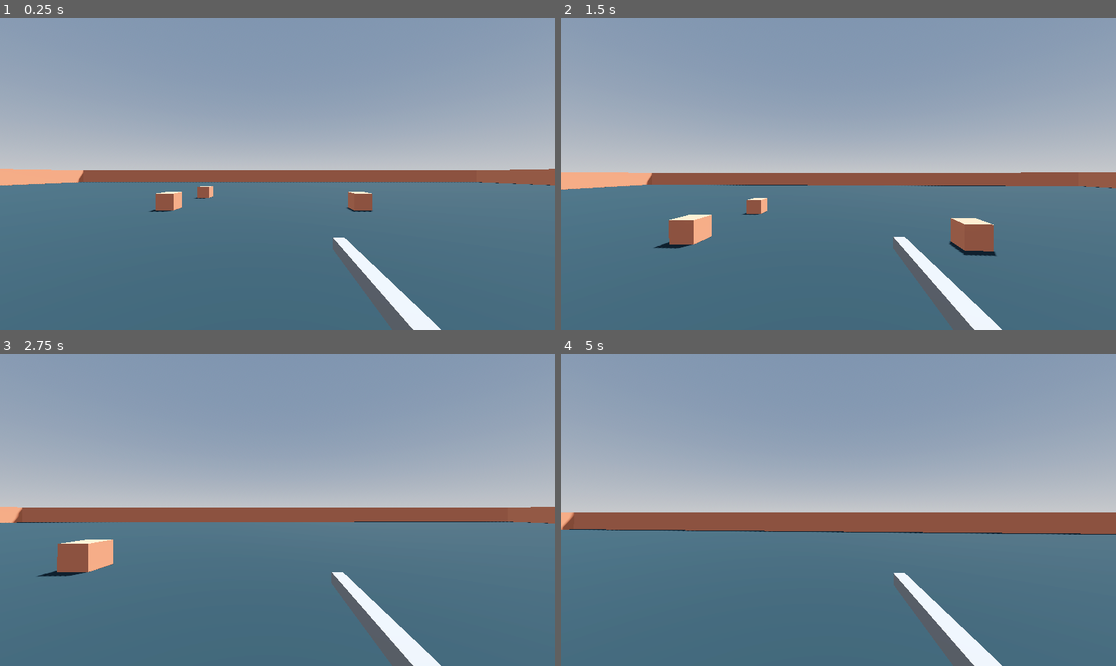
Above: before the commit, frames 1-4 (two rows, left to right).
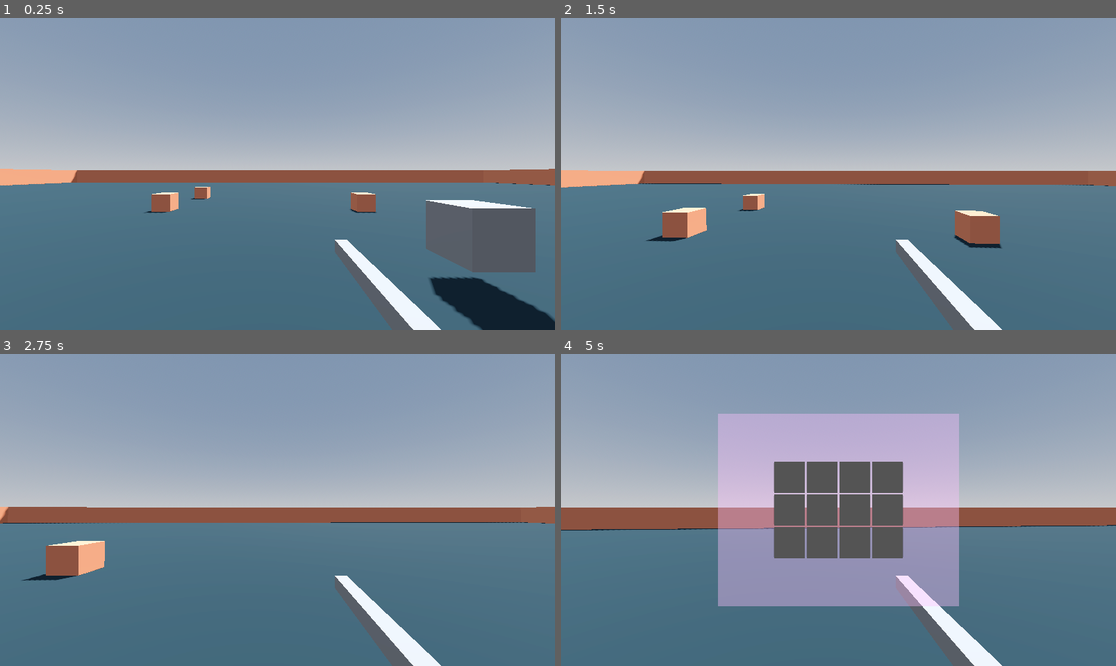
Above: after the commit, the same moments.

Repository: denton85/dsinventory
Game: Godot game, scene res://main.tscn
Same seed, same stepped clock (60 frames per second), same inputs: the game is played once before the commit and once after it. The engine's default icon, where the game draws it, is replaced by a stand-in: a white triangle on a blue panel in a dark square.
Inputs (mouse positions are in pixels of both pictures, inside the frame that each line leads up to):
- Up to frame 1 (0.25 s): no input
- Up to frame 2 (1.5 s): move the mouse to (866, 174) at 0.52 s; hold W (up) from 0.53 s (still down); tap F (interact) at 0.6, 1.35 s; tap Space (jump) at 0.77 s; move the mouse to (810, 174) at 1.27 s
- Up to frame 3 (2.75 s): keep holding W (up); tap Space (jump) at 1.52 s; move the mouse to (288, 503) at 2.02 s; hold Shift (sprint) from 2.03 s (still down); tap F (interact) at 2.3 s
- Up to frame 4 (5 s): keep holding W (up); move the mouse to (832, 516) at 2.77 s; release Shift (sprint) at 2.78 s; tap F (interact) at 2.85, 3.6, 4.55 s; tap Space (jump) at 3.02, 3.77, 4.52 s; move the mouse to (877, 513) at 3.52 s; tap Tab (toggle_inventory, bound only after the commit) at 4.15 s; move the mouse to (794, 506) at 4.27 s; tap Shift (sprint) at 4.35 s

The runs differ from the first frame. In frame 1, 7.0% of the frame differs, in the area x 0-100%, y 48-100%; in frame 2, 2.9%; in frame 3, 1.2%; in frame 4, 28%, in the area x 0-100%, y 19-81%.

Commit message:
Added Items, pickup halfway there

Diff:
--- a/character_scenes/Player.tscn
+++ b/character_scenes/Player.tscn
@@ -1,10 +1,15 @@
-[gd_scene load_steps=4 format=3 uid="uid://c63eej6xt5t0b"]
+[gd_scene load_steps=7 format=3 uid="uid://c63eej6xt5t0b"]
 
 [ext_resource type="Script" path="res://character_scenes/player.gd" id="1_fl6uj"]
+[ext_resource type="Script" path="res://inventory/inventory.gd" id="2_1oopm"]
+[ext_resource type="PackedScene" uid="uid://dep7vixw4qj7m" path="res://inventory/inventory.tscn" id="3_7tx4k"]
 
 [sub_resource type="CapsuleShape3D" id="CapsuleShape3D_i3plt"]
 
 [sub_resource type="CapsuleMesh" id="CapsuleMesh_oce7q"]
+
+[sub_resource type="BoxShape3D" id="BoxShape3D_28cvs"]
+size = Vector3(0.3, 0.3, 3)
 
 [node name="Player" type="CharacterBody3D"]
 script = ExtResource("1_fl6uj")
@@ -25,3 +30,21 @@
 [node name="CSGBox3D" type="CSGBox3D" parent="Head/Camera3D"]
 transform = Transform3D(1, 0, 0, 0, 1, 0, 0, 0, 1, 0.52689, -0.597573, -0.948149)
 size = Vector3(0.1, 0.1, 1.5)
+
+[node name="PickupItem" type="Area3D" parent="Head/Camera3D"]
+transform = Transform3D(1, 0, 0, 0, 1, 0, 0, 0, 1, 0, -2, 0)
+collision_layer = 128
+collision_mask = 128
+
+[node name="CollisionShape3D" type="CollisionShape3D" parent="Head/Camera3D/PickupItem"]
+transform = Transform3D(1, 0, 0, 0, 1, 0, 0, 0, 1, 0, 2, -1)
+shape = SubResource("BoxShape3D_28cvs")
+
+[node name="Inventory" type="Node" parent="."]
+script = ExtResource("2_1oopm")
+
+[node name="InventoryUI" parent="." instance=ExtResource("3_7tx4k")]
+visible = false
+
+[connection signal="area_entered" from="Head/Camera3D/PickupItem" to="." method="_on_pickup_item_area_entered"]
+[connection signal="area_exited" from="Head/Camera3D/PickupItem" to="." method="_on_pickup_item_area_exited"]
--- a/character_scenes/player.gd
+++ b/character_scenes/player.gd
@@ -3,12 +3,16 @@
 
 const WALK_SPEED = 4.0
 const SPRINT_SPEED = 6.0
-const JUMP_VELOCITY = 4.5
+const JUMP_VELOCITY = 4
 const SENSITIVITY = 0.001
 var speed = WALK_SPEED
 
 @onready var head: Node3D = $Head
 @onready var camera: Camera3D = $Head/Camera3D
+@onready var inventory_ui: Control = $InventoryUI
+@onready var inventory: Inventory = $Inventory
+
+var current_focused_item: ItemScene = null
 
 func _ready() -> void:
 	Input.set_mouse_mode(Input.MOUSE_MODE_CAPTURED)
@@ -28,6 +32,13 @@
 	if Input.is_action_just_pressed("jump") and is_on_floor():
 		velocity.y = JUMP_VELOCITY
 
+	if Input.is_action_just_pressed("toggle_inventory"):
+		inventory_ui.visible = !inventory_ui.visible
+
+	if Input.is_action_just_pressed("interact"):
+		if current_focused_item != null:
+			inventory.pickup_item(current_focused_item)
+
 	if Input.is_action_pressed("sprint"):
 		speed = SPRINT_SPEED
 	else:
@@ -43,11 +54,30 @@
 		else:
 			velocity.x = move_toward(velocity.x, 0, (speed * 4) * delta)
 			velocity.z = move_toward(velocity.z, 0, (speed * 4) * delta)
+
 	else:
 		velocity.x = lerp(velocity.x, direction.x * speed, delta * 2.0)
+		velocity.z = lerp(velocity.z, direction.z * speed, delta * 2.0)
 
-	var velocity_clamped = clamp(velocity.length(), WALK_SPEED, SPRINT_SPEED)
-	var target_fov = Settings.fov + Settings.fov_change * velocity_clamped
-	camera.fov = lerp(camera.fov, target_fov, delta * 10.0)
+
+	#var velocity_clamped = clamp(velocity.length(), WALK_SPEED, SPRINT_SPEED)
+	#var target_fov = Settings.fov + Settings.fov_change * velocity_clamped
+	#camera.fov = lerp(camera.fov, target_fov, delta * 10.0)
 
 	move_and_slide()
+
+
+func _on_pickup_item_area_entered(area: Area3D) -> void:
+	if current_focused_item != null:
+		return
+
+	var i = area.get_parent()
+	if i is ItemScene:
+		current_focused_item = i
+
+
+func _on_pickup_item_area_exited(area: Area3D) -> void:
+	#TODO fix this later in case of overlapping items
+	var i = area.get_parent()
+	if i is ItemScene:
+		current_focused_item = null
--- /dev/null
+++ b/inventory/inventory.gd
@@ -0,0 +1,28 @@
+class_name Inventory
+extends Node
+
+var inventory = []
+
+signal update_inventory_ui
+
+func _ready() -> void:
+	inventory.resize(4)
+	inventory.fill(ItemSlot.new())
+
+func add_to_inventory(item):
+	pass
+
+func remove_from_inventory(index):
+	pass
+
+func swap_two_slots(from_index, to_index):
+	pass
+
+func drop_item(index):
+	pass
+
+func pickup_item(item_scene):
+	pass
+
+func use_item(index):
+	pass
--- /dev/null
+++ b/inventory/inventory.tscn
@@ -0,0 +1,79 @@
+[gd_scene load_steps=3 format=3 uid="uid://dep7vixw4qj7m"]
+
+[ext_resource type="Script" path="res://inventory/inventory_ui.gd" id="1_chkme"]
+[ext_resource type="PackedScene" uid="uid://cyvbwenxwvij5" path="res://inventory/slot.tscn" id="2_6ukif"]
+
+[node name="InventoryUI" type="Control"]
+layout_mode = 3
+anchors_preset = 15
+anchor_right = 1.0
+anchor_bottom = 1.0
+grow_horizontal = 2
+grow_vertical = 2
+script = ExtResource("1_chkme")
+
+[node name="ColorRect" type="ColorRect" parent="."]
+layout_mode = 1
+anchors_preset = 8
+anchor_left = 0.5
+anchor_top = 0.5
+anchor_right = 0.5
+anchor_bottom = 0.5
+offset_left = -250.0
+offset_top = -200.0
+offset_right = 250.0
+offset_bottom = 200.0
+grow_horizontal = 2
+grow_vertical = 2
+color = Color(1, 0.756863, 1, 0.396078)
+
+[node name="GridContainer" type="GridContainer" parent="."]
+layout_mode = 1
+anchors_preset = 8
+anchor_left = 0.5
+anchor_top = 0.5
+anchor_right = 0.5
+anchor_bottom = 0.5
+offset_left = -20.0
+offset_top = -20.0
+offset_right = 20.0
+offset_bottom = 20.0
+grow_horizontal = 2
+grow_vertical = 2
+columns = 4
+
+[node name="Slot" parent="GridContainer" instance=ExtResource("2_6ukif")]
+layout_mode = 2
+
+[node name="Slot2" parent="GridContainer" instance=ExtResource("2_6ukif")]
+layout_mode = 2
+
+[node name="Slot3" parent="GridContainer" instance=ExtResource("2_6ukif")]
+layout_mode = 2
+
+[node name="Slot4" parent="GridContainer" instance=ExtResource("2_6ukif")]
+layout_mode = 2
+
+[node name="Slot5" parent="GridContainer" instance=ExtResource("2_6ukif")]
+layout_mode = 2
+
+[node name="Slot6" parent="GridContainer" instance=ExtResource("2_6ukif")]
+layout_mode = 2
+
+[node name="Slot7" parent="GridContainer" instance=ExtResource("2_6ukif")]
+layout_mode = 2
+
+[node name="Slot8" parent="GridContainer" instance=ExtResource("2_6ukif")]
+layout_mode = 2
+
+[node name="Slot9" parent="GridContainer" instance=ExtResource("2_6ukif")]
+layout_mode = 2
+
+[node name="Slot10" parent="GridContainer" instance=ExtResource("2_6ukif")]
+layout_mode = 2
+
+[node name="Slot11" parent="GridContainer" instance=ExtResource("2_6ukif")]
+layout_mode = 2
+
+[node name="Slot12" parent="GridContainer" instance=ExtResource("2_6ukif")]
+layout_mode = 2
--- /dev/null
+++ b/inventory/inventory_ui.gd
@@ -0,0 +1,12 @@
+extends Control
+
+@onready var grid_container: GridContainer = $GridContainer
+
+# Called when the node enters the scene tree for the first time.
+func _ready() -> void:
+	pass # Replace with function body.
+
+
+# Called every frame. 'delta' is the elapsed time since the previous frame.
+func _process(delta: float) -> void:
+	pass
--- /dev/null
+++ b/inventory/item.gd
@@ -0,0 +1,6 @@
+class_name Item
+extends Resource
+
+@export var name: String = ""
+@export var texture: Texture2D
+@export var mesh: Mesh
--- /dev/null
+++ b/inventory/item_scene.gd
@@ -0,0 +1,21 @@
+class_name ItemScene
+extends Node3D
+
+@onready var mesh_instance_3d: MeshInstance3D = $MeshInstance3D
+
+@export var item: Item
+
+var in_range = false
+
+func _ready() -> void:
+	mesh_instance_3d.mesh = item.mesh
+
+
+func _on_interact_able_body_entered(body: Node3D) -> void:
+	if body is Player:
+		in_range = true
+
+
+func _on_interact_able_body_exited(body: Node3D) -> void:
+	if body is Player:
+		in_range = false
--- /dev/null
+++ b/inventory/item_scene.tscn
@@ -0,0 +1,26 @@
+[gd_scene load_steps=5 format=3 uid="uid://dqfk3x3gabut1"]
+
+[ext_resource type="Script" path="res://inventory/item_scene.gd" id="1_7wbqg"]
+[ext_resource type="Resource" uid="uid://dg14wj620n3eh" path="res://inventory/items/pistol.tres" id="2_xmthp"]
+
+[sub_resource type="BoxMesh" id="BoxMesh_5npir"]
+
+[sub_resource type="SphereShape3D" id="SphereShape3D_cikhs"]
+radius = 1.0
+
+[node name="ItemScene" type="Node3D"]
+script = ExtResource("1_7wbqg")
+item = ExtResource("2_xmthp")
+
+[node name="MeshInstance3D" type="MeshInstance3D" parent="."]
+mesh = SubResource("BoxMesh_5npir")
+
+[node name="InteractAble" type="Area3D" parent="."]
+collision_layer = 128
+collision_mask = 128
+
+[node name="CollisionShape3D" type="CollisionShape3D" parent="InteractAble"]
+shape = SubResource("SphereShape3D_cikhs")
+
+[connection signal="body_entered" from="InteractAble" to="." method="_on_interact_able_body_entered"]
+[connection signal="body_exited" from="InteractAble" to="." method="_on_interact_able_body_exited"]
--- /dev/null
+++ b/inventory/item_slot.gd
@@ -0,0 +1,4 @@
+class_name ItemSlot
+extends Node
+
+@export var item = null
--- /dev/null
+++ b/inventory/items/pistol.tres
@@ -0,0 +1,12 @@
+[gd_resource type="Resource" script_class="Item" load_steps=4 format=3 uid="uid://dg14wj620n3eh"]
+
+[ext_resource type="Script" path="res://inventory/item.gd" id="1_jwvur"]
+[ext_resource type="Texture2D" uid="uid://iv7mc0pxk155" path="res://icon.svg" id="2_k30d6"]
+
+[sub_resource type="BoxMesh" id="BoxMesh_con8j"]
+
+[resource]
+script = ExtResource("1_jwvur")
+name = "Pistol"
+texture = ExtResource("2_k30d6")
+mesh = SubResource("BoxMesh_con8j")
--- /dev/null
+++ b/inventory/items/rifle.tres
@@ -0,0 +1,12 @@
+[gd_resource type="Resource" script_class="Item" load_steps=4 format=3 uid="uid://d20f2o7v07w5m"]
+
+[ext_resource type="Script" path="res://inventory/item.gd" id="1_k5vmf"]
+[ext_resource type="Texture2D" uid="uid://iv7mc0pxk155" path="res://icon.svg" id="2_68gyf"]
+
+[sub_resource type="CapsuleMesh" id="CapsuleMesh_rp7mv"]
+
+[resource]
+script = ExtResource("1_k5vmf")
+name = "Rifle"
+texture = ExtResource("2_68gyf")
+mesh = SubResource("CapsuleMesh_rp7mv")
--- /dev/null
+++ b/inventory/slot.gd
@@ -0,0 +1,8 @@
+extends Panel
+
+@onready var item_display: Sprite2D = $ItemDisplay
+@onready var item_name: Label = $ItemName
+
+func update(item: Item):
+	item_display.texture = item.texture
+	item_name.text = item.name
--- /dev/null
+++ b/inventory/slot.tscn
@@ -0,0 +1,22 @@
+[gd_scene load_steps=2 format=3 uid="uid://cyvbwenxwvij5"]
+
+[ext_resource type="Script" path="res://inventory/slot.gd" id="1_re5ch"]
+
+[node name="Slot" type="Panel"]
+custom_minimum_size = Vector2(64, 64)
+offset_right = 64.0
+offset_bottom = 64.0
+script = ExtResource("1_re5ch")
+
+[node name="ItemDisplay" type="Sprite2D" parent="."]
+
+[node name="ItemName" type="Label" parent="."]
+layout_mode = 0
+offset_right = 40.0
+offset_bottom = 23.0
+
+[node name="ColorRect" type="ColorRect" parent="."]
+layout_mode = 0
+offset_right = 64.0
+offset_bottom = 64.0
+color = Color(0.329158, 0.329158, 0.329158, 1)
--- a/main.tscn
+++ b/main.tscn
@@ -1,8 +1,9 @@
-[gd_scene load_steps=7 format=3 uid="uid://dgdogyfvaib4h"]
+[gd_scene load_steps=8 format=3 uid="uid://dgdogyfvaib4h"]
 
 [ext_resource type="Material" uid="uid://d2nc7y28lnad4" path="res://materials/rustybrown.tres" id="1_0iosc"]
 [ext_resource type="PackedScene" uid="uid://c63eej6xt5t0b" path="res://character_scenes/Player.tscn" id="1_dyn4g"]
 [ext_resource type="Material" uid="uid://xb55oujyq43t" path="res://materials/roughgreen.tres" id="2_bbjwg"]
+[ext_resource type="PackedScene" uid="uid://dqfk3x3gabut1" path="res://inventory/item_scene.tscn" id="4_p7ads"]
 
 [sub_resource type="ProceduralSkyMaterial" id="ProceduralSkyMaterial_notdo"]
 sky_horizon_color = Color(0.64625, 0.65575, 0.67075, 1)
@@ -78,3 +79,6 @@
 
 [node name="Player" parent="." instance=ExtResource("1_dyn4g")]
 transform = Transform3D(1, 0, 0, 0, 1, 0, 0, 0, 1, -0.176766, 0.832317, 0.0457153)
+
+[node name="ItemScene" parent="." instance=ExtResource("4_p7ads")]
+transform = Transform3D(1, 0, 0, 0, 1, 0, 0, 0, 1, 3.39864, 1.5, -3.66315)
--- a/project.godot
+++ b/project.godot
@@ -75,6 +75,15 @@
 "events": [Object(InputEventKey,"resource_local_to_scene":false,"resource_name":"","device":-1,"window_id":0,"alt_press …(195 unchanged characters)…
 ]
 }
+toggle_inventory={
+"deadzone": 0.5,
+"events": [Object(InputEventKey,"resource_local_to_scene":false,"resource_name":"","device":-1,"window_id":0,"alt_pressed":false,"shift_pressed":false,"ctrl_pressed":false,"meta_pressed":false,"pressed":false,"keycode":0,"physical_keycode":4194306,"key_label":0,"unicode":0,"location":0,"echo":false,"script":null)
+]
+}
+
+[layer_names]
+
+3d_physics/layer_8="ItemPickup"
 
 [rendering]
 
--- a/scripts/Settings.gd
+++ b/scripts/Settings.gd
@@ -1,6 +1,6 @@
 extends Node
 
 const BASE_FOV = 75
-const FOV_CHANGE = 0.5
+const FOV_CHANGE = 0.0
 var fov = BASE_FOV
 var fov_change = FOV_CHANGE
